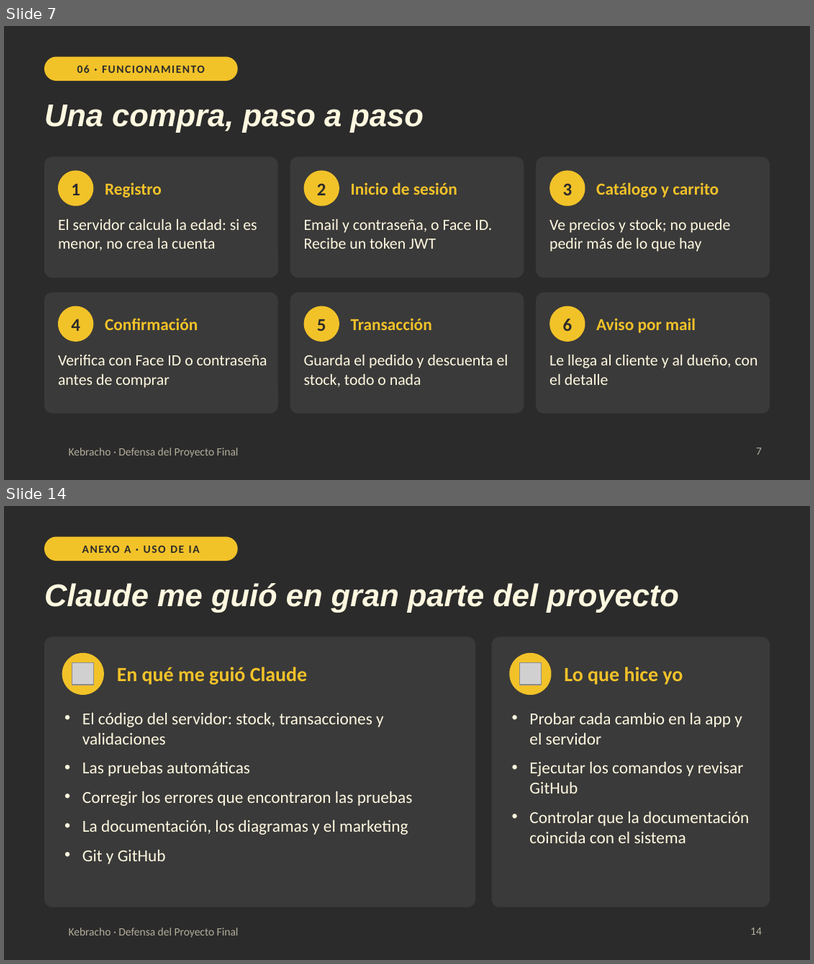
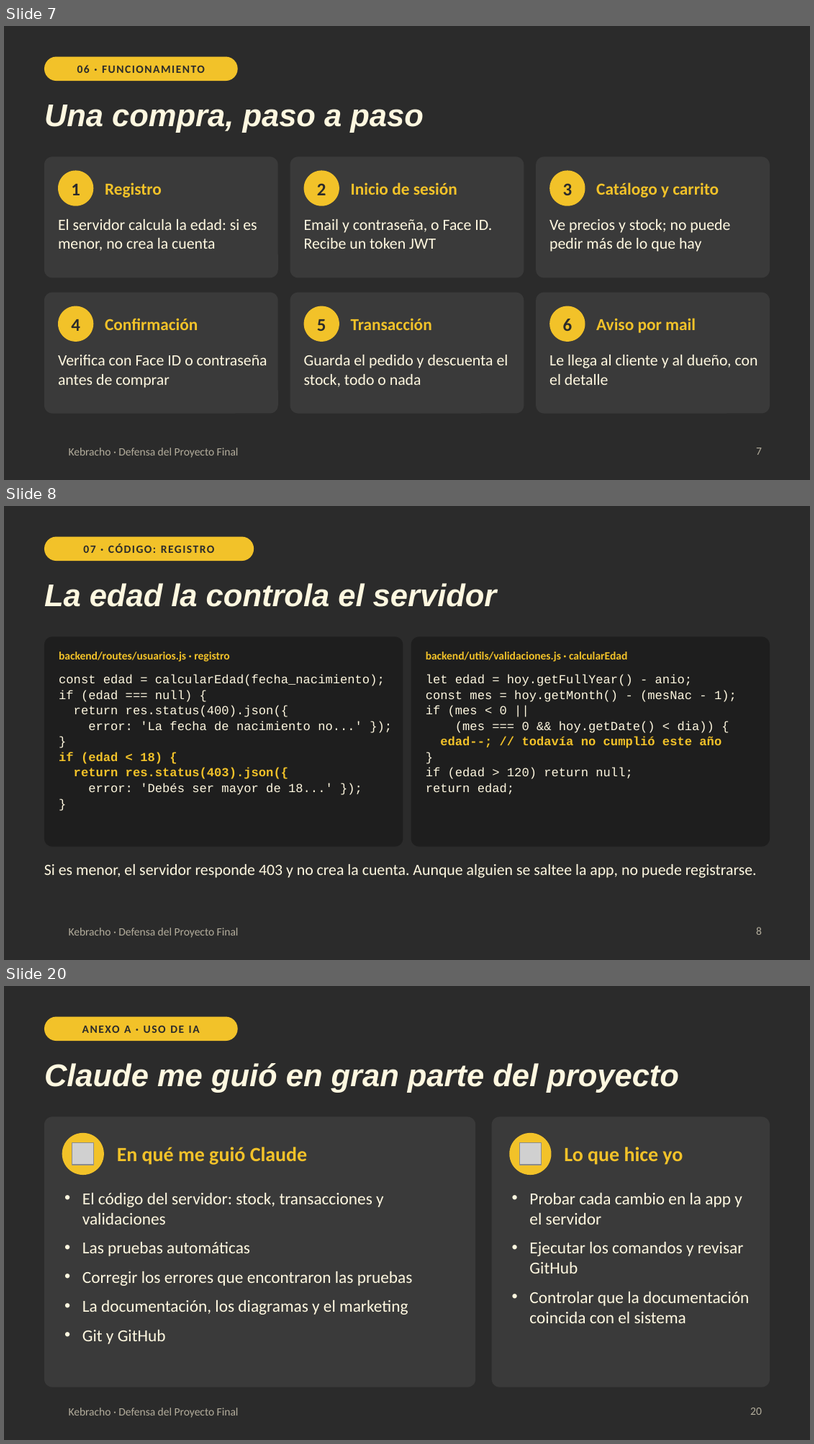
Before and after one commit to tobiasjuarezz/kebracho, a slide deck: docs/defensa/Kebracho-Defensa.pptx. Shown one above the other, each under a label of ours: slides 7 and 14 before the commit, slides 7, 8 and 20 after it; the slides between them are not shown. The pictures are 814x964 and 814x1444 pixels, drawn with LibreOffice and Linux fonts; fonts in the diff are those of the drawing; grey boxes stand for pictures; background and template pictures are left out. Boxes give left, top, right and bottom in pixels: in the first picture for what was removed or moved away, otherwise in the second. Text is boxed around its words. In the diff, an @@ line names an element or a change of style, - is before the commit and + after.

```diff
--- a/docs/defensa/Kebracho-Defensa.pptx
+++ b/docs/defensa/Kebracho-Defensa.pptx
@@ slide 8 added at (x1=4, y1=506, x2=810, y2=960), background #2B2B2B; not listed: 1 template element that a slide beside it also shows @@
@@ rounded rectangle added at (x1=44, y1=537, x2=254, y2=561), fill #F2C229, 10 pt, text #2B2B2B, bold @@
+07 · CÓDIGO: REGISTRO
@@ title added at (x1=44, y1=583, x2=497, y2=607), 28 pt, text #FFF8E0, bold, italic @@
+La edad la controla el servidor
@@ rounded rectangle added at (x1=44, y1=636, x2=403, y2=847), fill #1E1E1E @@
@@ text added at (x1=59, y1=651, x2=229, y2=662), 10 pt, text #F2C229, bold @@
+backend/routes/usuarios.js · registro
@@ rounded rectangle added at (x1=412, y1=636, x2=770, y2=847), fill #1E1E1E @@
@@ text added at (x1=426, y1=651, x2=628, y2=662), 10 pt, text #F2C229, bold @@
+backend/utils/validaciones.js · calcularEdad
@@ text added at (x1=59, y1=674, x2=385, y2=795), 11 pt, text #FFF8E0 @@
+const edad = calcularEdad(fecha_nacimiento);
+if (edad === null) {
+return res.status(400).json({
+error: 'La fecha de nacimiento no...' });
+}
+if (edad < 18) {
+return res.status(403).json({
+error: 'Debés ser mayor de 18...' });
+}
@@ text added at (x1=426, y1=674, x2=737, y2=794), 11 pt, text #FFF8E0 @@
+let edad = hoy.getFullYear() - anio;
+const mes = hoy.getMonth() - (mesNac - 1);
+if (mes < 0 ||
+(mes === 0 && hoy.getDate() < dia)) {
+edad--; // todavía no cumplió este año
+}
+if (edad > 120) return null;
+return edad;
@@ text added at (x1=44, y1=864, x2=757, y2=878), 14 pt, text #FFF8E0 @@
+Si es menor, el servidor responde 403 y no crea la cuenta. Aunque alguien se saltee la app, no puede registrarse.
@@ page number added at (x1=756, y1=926, x2=762, y2=934), 10 pt, text #B3AD9C @@
+8
@@ what was slide 14 is now slide 20 @@
@@ page number at (x1=751, y1=1407, x2=762, y2=1414): text changed @@
-14
+20
```
Also in this commit, not shown: 6 slides changed, 5 other slides added, 2 other files.
